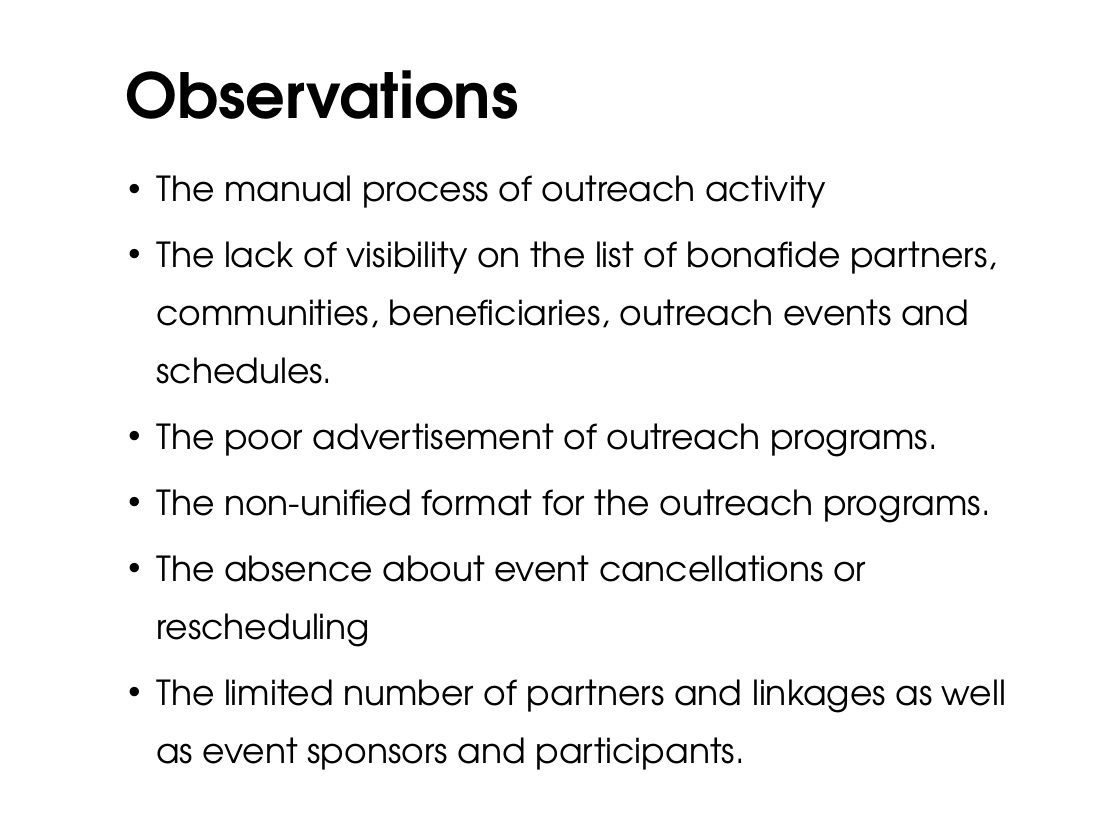
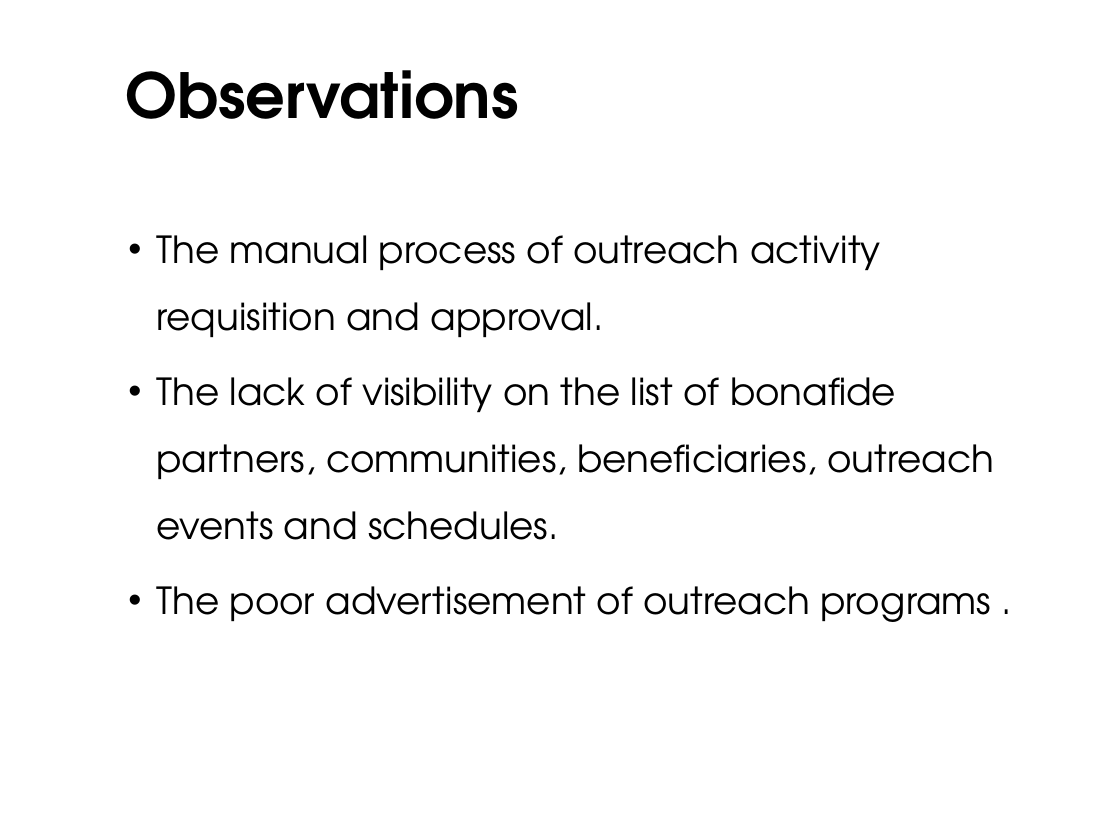
Before and after one commit to sergeangelo21/ReCOP-ComEx, a slide deck: slide 8 of Documentation/PowerPoint.pptx (slide 7 before the commit). Drawn at 1120x840 pixels with LibreOffice and Linux fonts; fonts in the diff are those of the drawing; background and template pictures are left out. Boxes give left, top, right and bottom in pixels: in the first picture for what was removed or moved away, otherwise in the second. Text is boxed around its words. In the diff, an @@ line names an element or a change of style, - is before the commit and + after.

```diff
--- a/Documentation/PowerPoint.pptx
+++ b/Documentation/PowerPoint.pptx
@@ text at (x1=156, y1=235, x2=881, y2=338): text changed; size 22.2 to 24 pt @@
-  • The manual process of outreach activity
+  • The manual process of outreach activity requisition and approval.
@@ text at (x1=156, y1=377, x2=994, y2=540): size 22.2 to 24 pt in "The lack of visibility on the list ..."; line spacing 1.4 to 1.5 @@
@@ text at (x1=156, y1=586, x2=991, y2=622): text changed; size 22.2 to 24 pt @@
-  • The poor advertisement of outreach programs.
-  • The non-unified format for the outreach programs.
-  • The absence about event cancellations or rescheduling
-  • The limited number of partners and linkages as well as event sponsors and participants.
+  • The poor advertisement of outreach programs .
```
Also in this commit, not shown: 15 other slides changed, 5 slides added.
